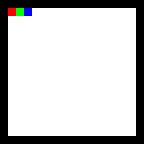
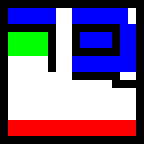
Layers edited between the first and the second 144×144 image:
painted on "Layer 0" over [8, 8, 136, 136]
